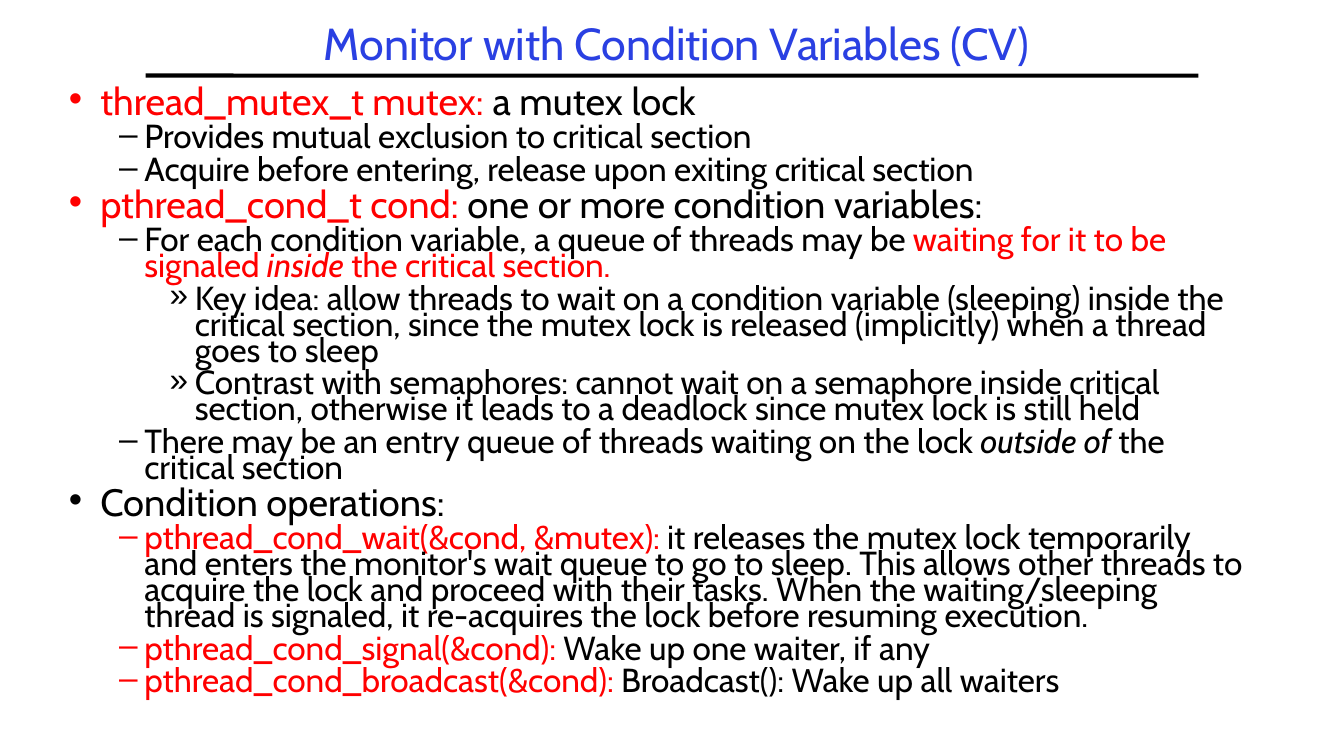
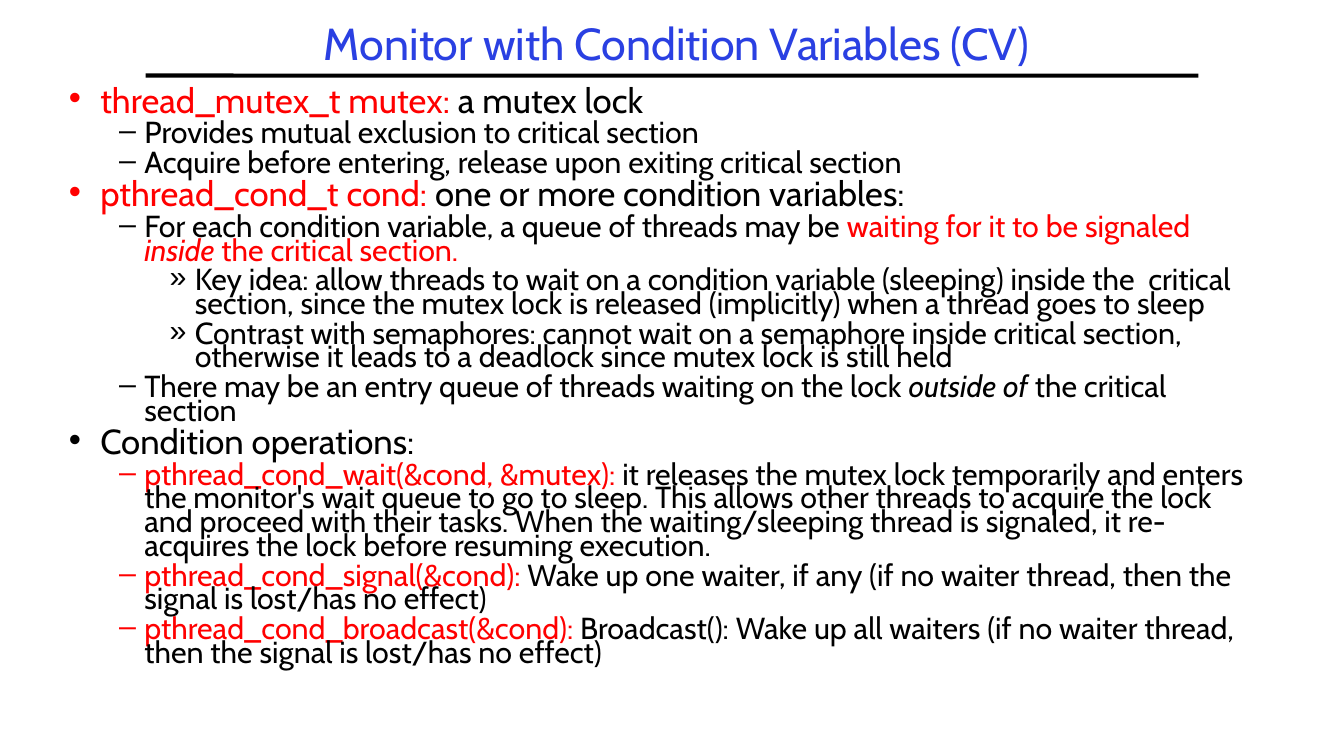
Before and after one commit to guhofstra/CSC256Fa25, a slide deck: slide 35 of PPTs/L3-Synchronization.pptx. Drawn at 1344x756 pixels with LibreOffice and Linux fonts; fonts in the diff are those of the drawing. Boxes give left, top, right and bottom in pixels: in the first picture for what was removed or moved away, otherwise in the second. Text is boxed around its words. In the diff, an @@ line names an element or a change of style, - is before the commit and + after.

```diff
--- a/PPTs/L3-Synchronization.pptx
+++ b/PPTs/L3-Synchronization.pptx
@@ text at [100, 87, 1243, 563]: size 27.2 to 24.8 pt in "thread_mutex_t mutex: a mutex lock", "pthread_cond_t cond: one or more condition variables:", "Condition operations:"; size 23.8 to 21.7 pt in "Provides mutual exclusion to critical section", "Acquire before entering, release upon exiting critical ...", "For each condition variable, a queue of ...", "Key idea: allow threads to wait on ..." and 3 more places @@
@@ text at [144, 560, 1234, 670]: text changed; size 23.8 to 21.7 pt; text colour #FF0000 to #000000 @@
-  – pthread_cond_signal(&cond): Wake up one waiter, if any
-  – pthread_cond_broadcast(&cond): Broadcast(): Wake up all waiters
+  – pthread_cond_signal(&cond): Wake up one waiter, if any (if no waiter thread, then the signal is lost/has no effect)
+  – pthread_cond_broadcast(&cond): Broadcast(): Wake up all waiters (if no waiter thread, then the signal is lost/has no effect)
```
Also in this commit, not shown: 12 other slides changed, 2 slides added, 1 slide removed, 1 other file.
